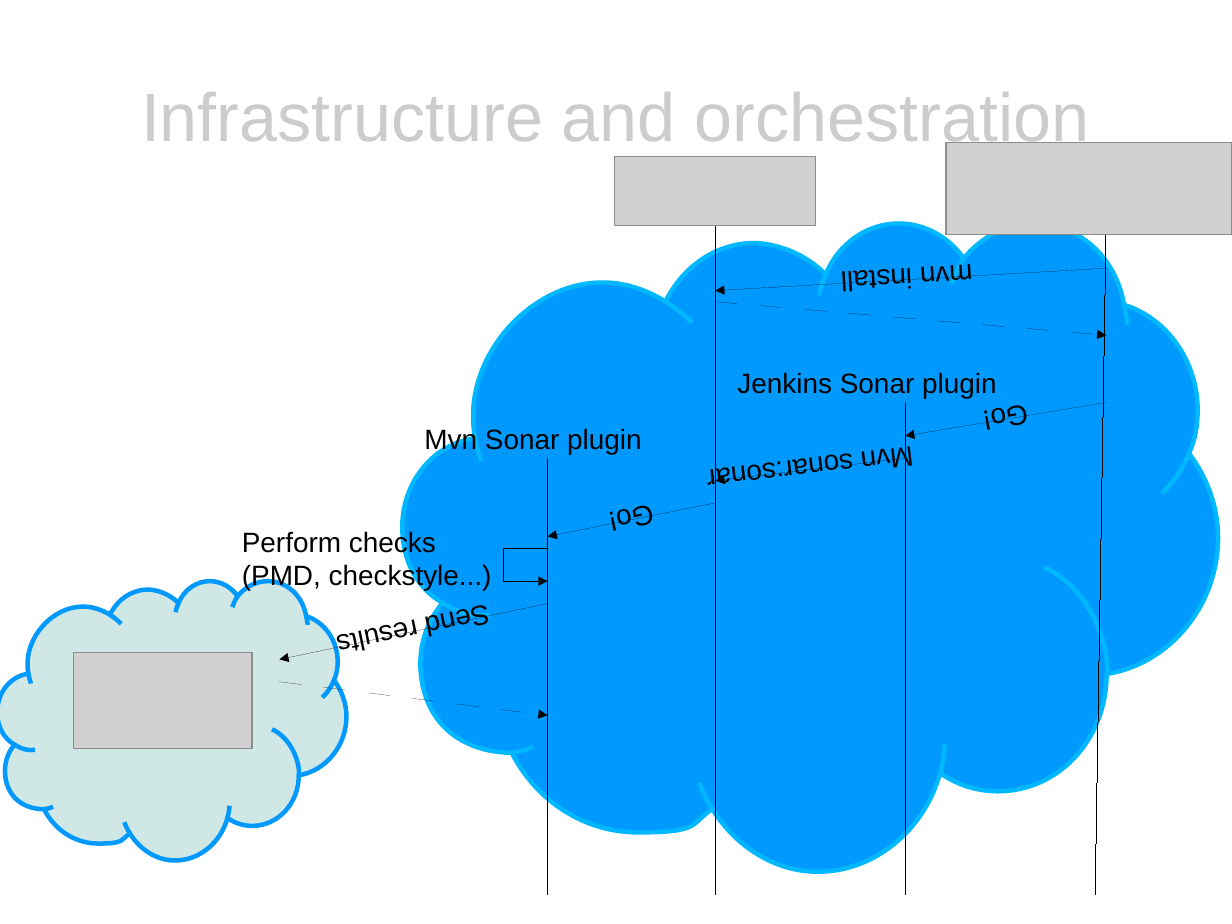
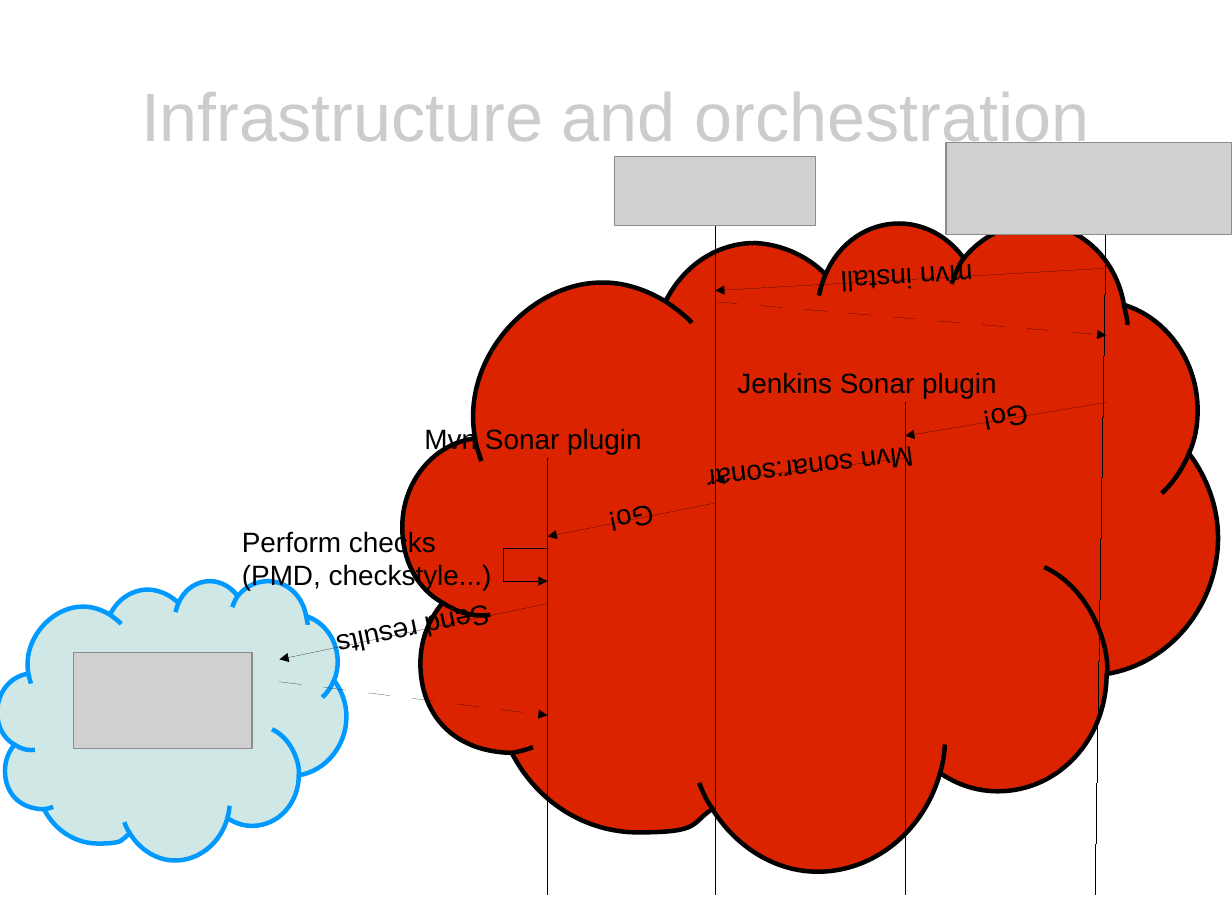
Before and after one commit to eclipse/recommenders, a slide deck: slide 7 of presentation/presentation.odp. Drawn at 1232x924 pixels with LibreOffice and Linux fonts; fonts in the diff are those of the drawing; grey boxes stand for pictures. Boxes give left, top, right and bottom in pixels: in the first picture for what was removed or moved away, otherwise in the second. Text is boxed around its words. In the diff, an @@ line names an element or a change of style, - is before the commit and + after.

```diff
--- a/presentation/presentation.odp
+++ b/presentation/presentation.odp
@@ freeform shape at (x1=402, y1=224, x2=1219, y2=872): fill #0099FF to #DC2300; outline #00B8FF 2.89 pt to #000000 2.89 pt @@
```
Also in this commit, not shown: 4 other slides changed, 3 other files.
